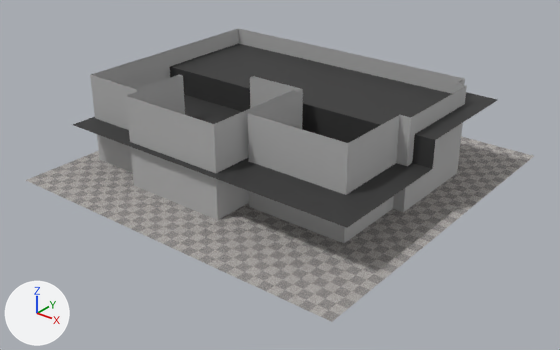
The Blender file packages/frontend/assets/room/envs/museum/museum.blend as it was, and as the next commit left it.
Before and after are seen from a 50 mm camera at (25.9, -26.8, 18.4) aimed at (2.4, 2.6, 0.1). Lighting does not change. The marker at lower left points along +X, +Y and +Z. The first picture is the older version.

In view in the first picture: 'Floor', 'Plane.001', 'Wall'.
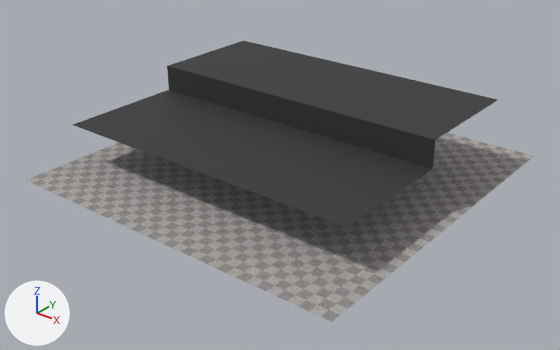
The change in detail:
Object 'Wall' (ob_wall) is now hidden.

Pixel boxes [x1, y1, x2, y2] of what changed, in the pictures (560 x 350 px):
'Wall', hidden
    before: [90, 28, 467, 243]
